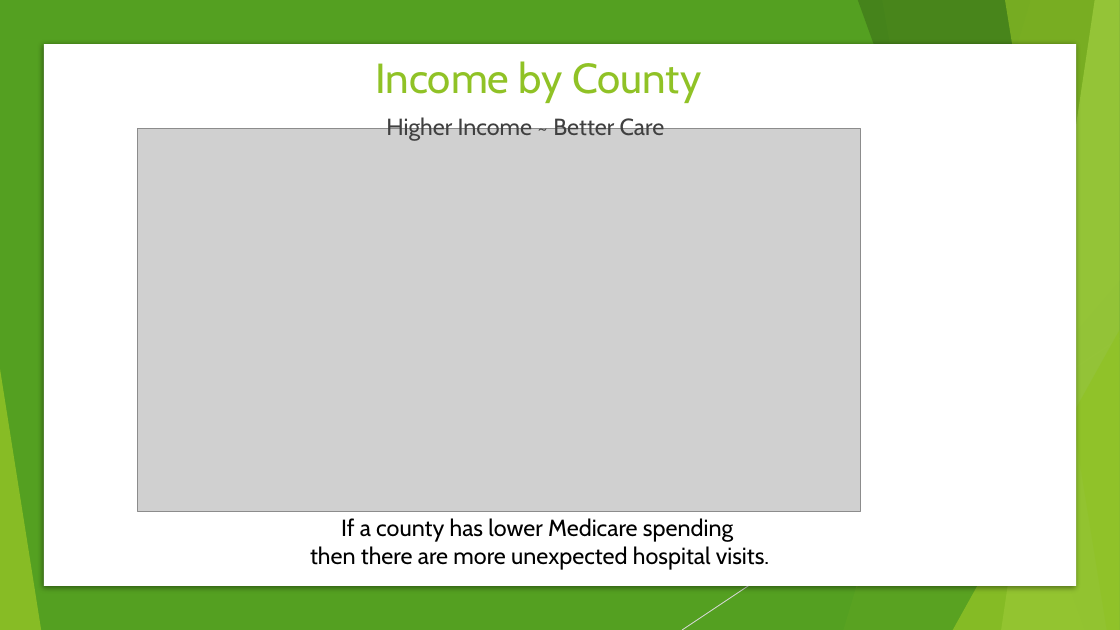
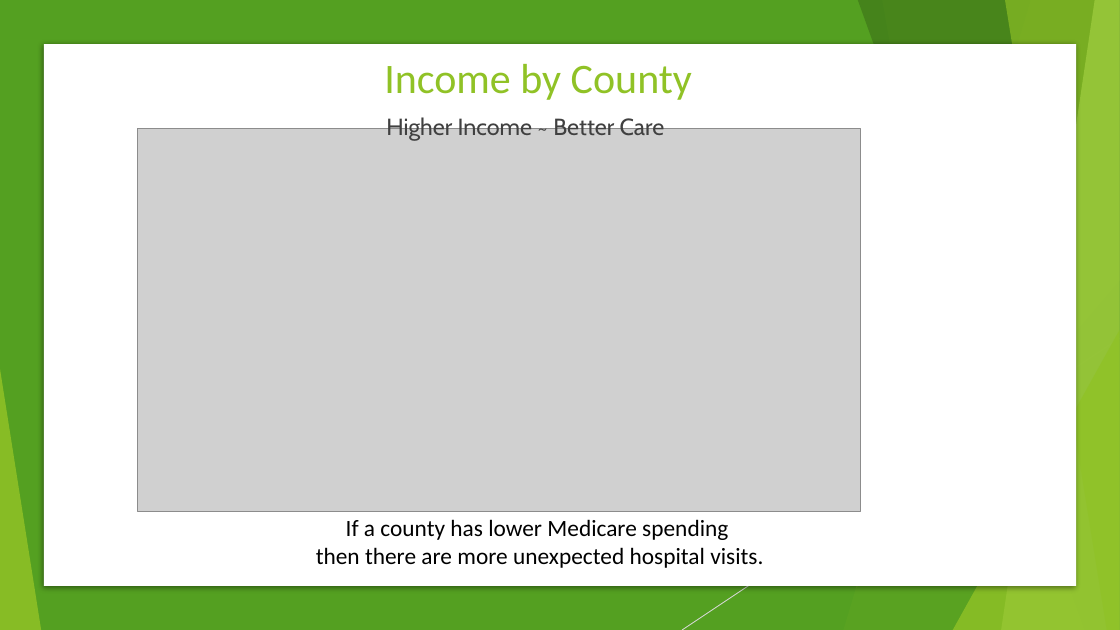
Before and after one commit to TedMur/SnakeBait, a slide deck: slide 12 of SnakeBitePresentation.pptx. Drawn at 1120x630 pixels with LibreOffice and Linux fonts; fonts in the diff are those of the drawing; grey boxes stand for pictures. Boxes give left, top, right and bottom in pixels: in the first picture for what was removed or moved away, otherwise in the second. Text is boxed around its words. In the diff, an @@ line names an element or a change of style, - is before the commit and + after.

```diff
--- a/SnakeBitePresentation.pptx
+++ b/SnakeBitePresentation.pptx
@@ title "Income by County" at bbox=[384, 64, 692, 100]: font Cabin to Calibri @@
@@ text "If a county has lower ..." at bbox=[316, 519, 763, 568]: font Cabin to Calibri @@
```
Also in this commit, not shown: 11 other slides changed.
